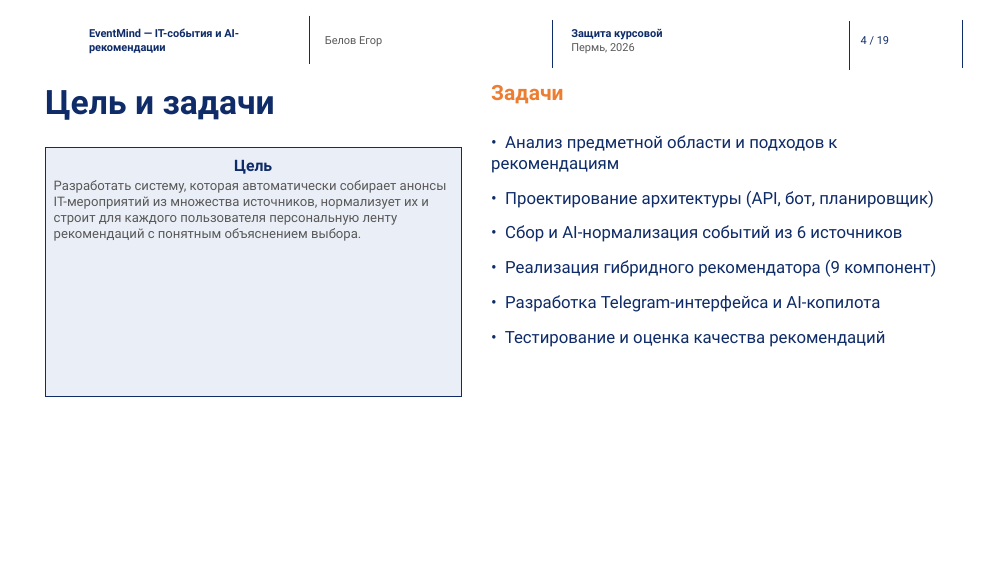
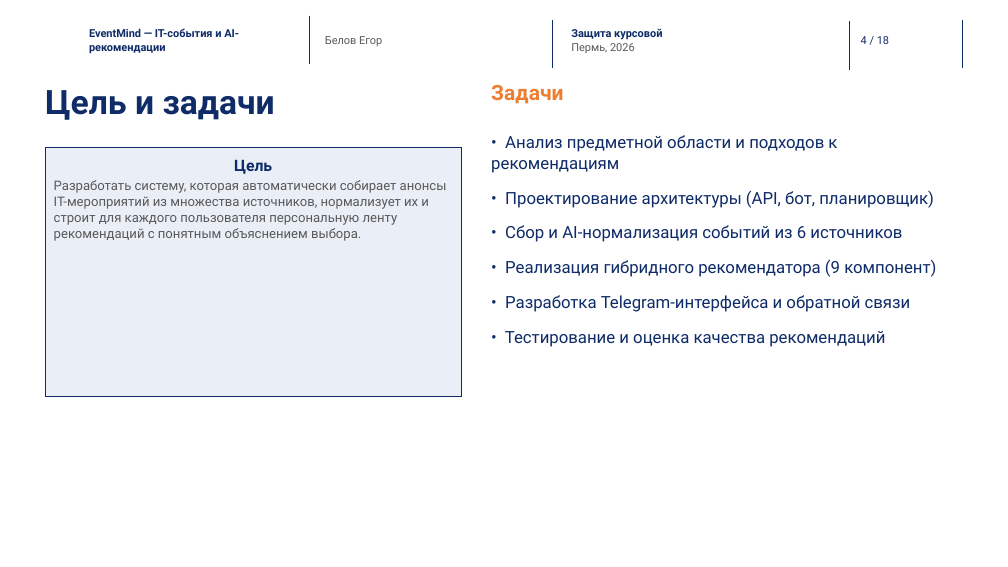
Before and after one commit to EgorBelov/event_mind, a slide deck: slide 4 of docs/Презентация_защита_EventMind.pptx. Drawn at 1008x567 pixels with LibreOffice and Linux fonts; fonts in the diff are those of the drawing; background and template pictures are left out. Boxes give left, top, right and bottom in pixels: in the first picture for what was removed or moved away, otherwise in the second. Text is boxed around its words. In the diff, an @@ line names an element or a change of style, - is before the commit and + after.

```diff
--- a/docs/Презентация_защита_EventMind.pptx
+++ b/docs/Презентация_защита_EventMind.pptx
@@ text at bbox=[505, 295, 911, 312]: text changed @@
-• Разработка Telegram-интерфейса и AI-копилота
+• Разработка Telegram-интерфейса и обратной связи
```
Also in this commit, not shown: 6 other slides changed, 1 slide removed, 3 other files.
